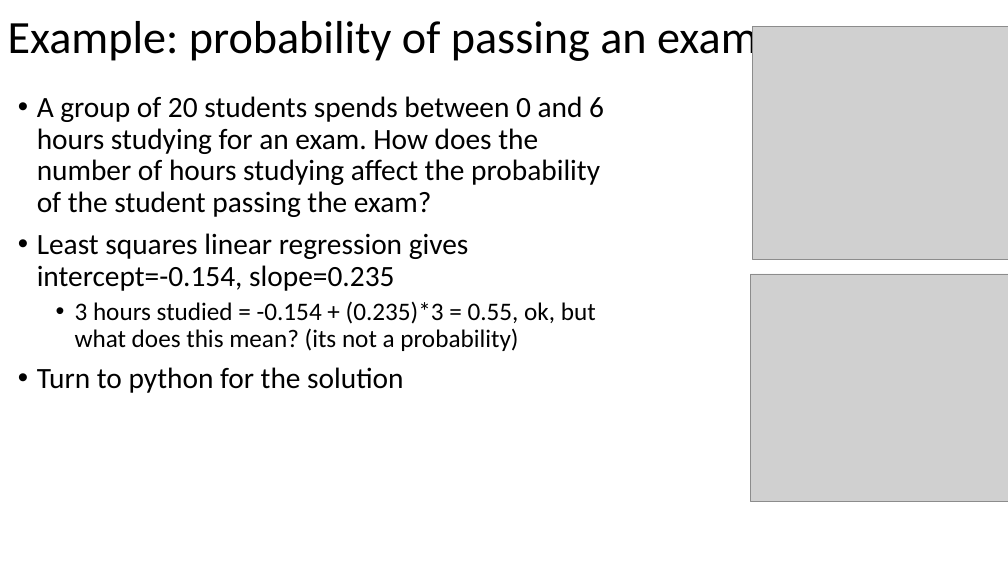
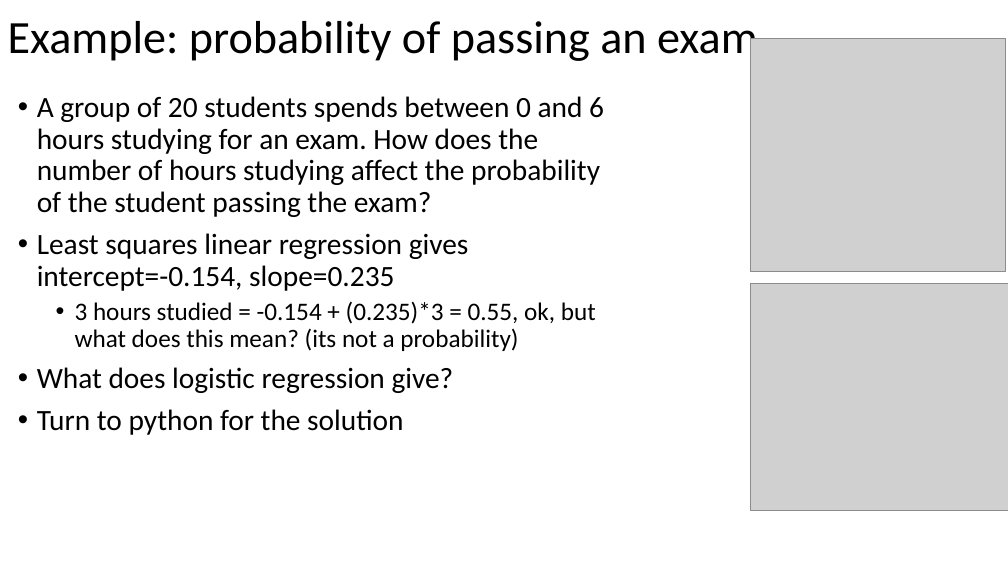
Before and after one commit to russellu/cs405, a slide deck: slide 15 of Lecture_08.pptx (slide 13 before the commit). Drawn at 1008x567 pixels with LibreOffice and Linux fonts; fonts in the diff are those of the drawing; grey boxes stand for pictures. Boxes give left, top, right and bottom in pixels: in the first picture for what was removed or moved away, otherwise in the second. Text is boxed around its words. In the diff, an @@ line names an element or a change of style, - is before the commit and + after.

```diff
--- a/Lecture_08.pptx
+++ b/Lecture_08.pptx
@@ picture: place and size @@
-picture at box(753, 26, 1008, 259)
+picture at box(751, 38, 1006, 271)
@@ picture: place and size @@
-picture at box(751, 274, 1008, 501)
+picture at box(751, 283, 1008, 510)
@@ text at box(37, 367, 454, 393): paragraph added @@
+• What does logistic regression give?
```
Also in this commit, not shown: 8 other slides changed, 3 slides added, 1 slide removed.
